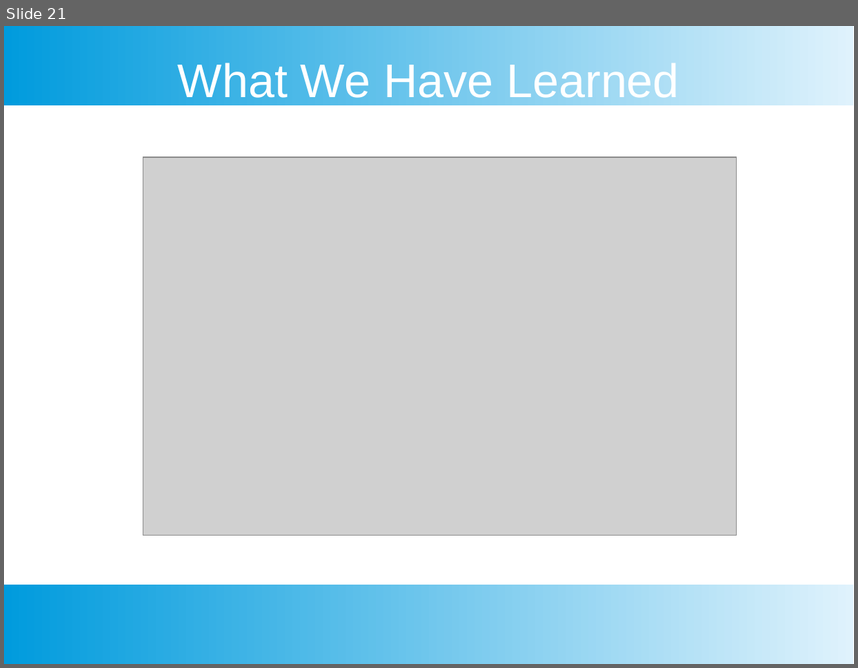
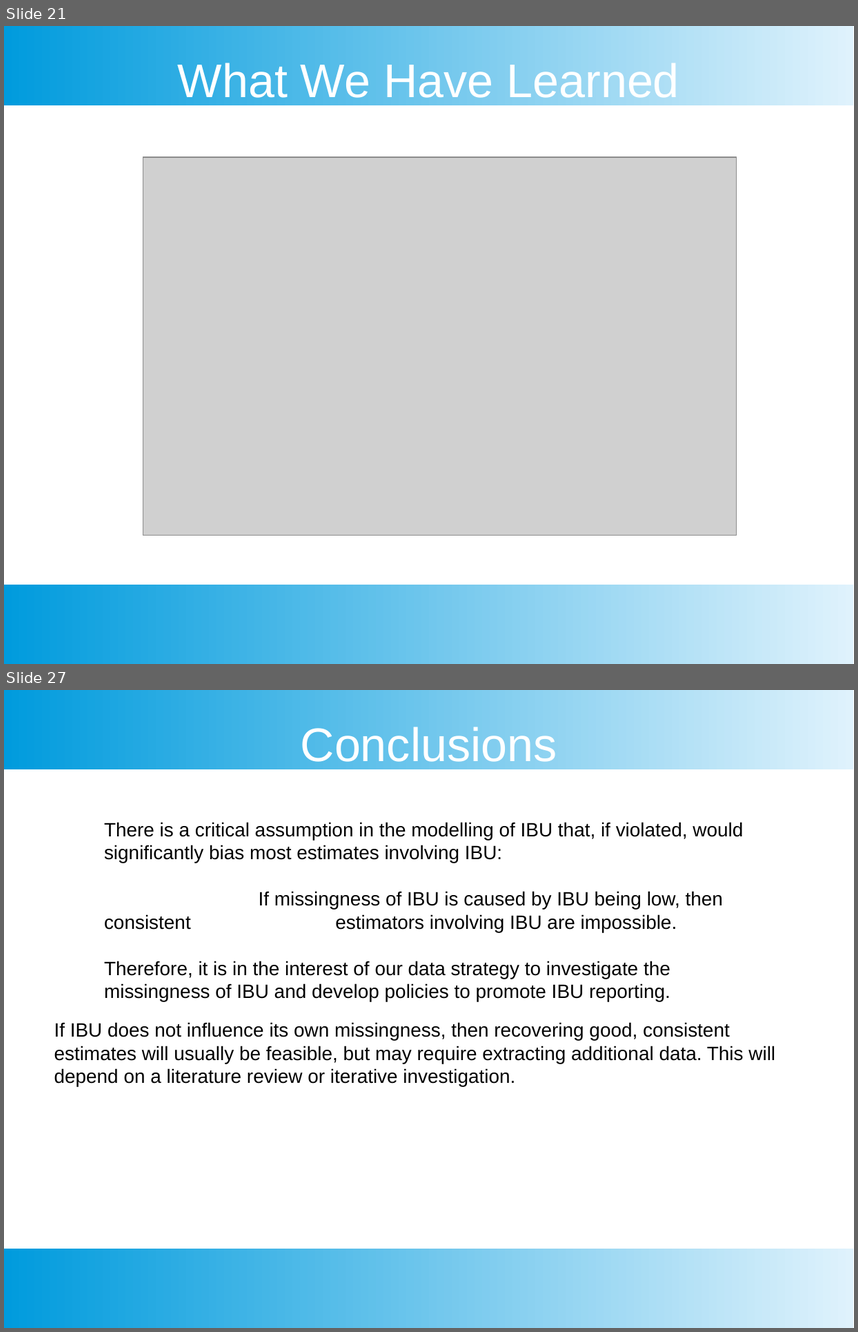
Before and after one commit to sjmiller8182/BeerAnalysis, a slide deck: Thompson_Kevin_Presentation.pptx. Shown one above the other, each under a label of ours: slide 21 before the commit, slides 21 and 27 after it; the slides between them are not shown. The pictures are 858x668 and 858x1332 pixels, drawn with LibreOffice and Linux fonts; fonts in the diff are those of the drawing; grey boxes stand for pictures. Boxes give left, top, right and bottom in pixels: in the first picture for what was removed or moved away, otherwise in the second. Text is boxed around its words. In the diff, an @@ line names an element or a change of style, - is before the commit and + after.

```diff
--- a/Thompson_Kevin_Presentation.pptx
+++ b/Thompson_Kevin_Presentation.pptx
@@ slide 27 added at [4, 690, 854, 1328], background #FFFFFF; not listed: 2 template elements that a slide beside it also shows @@
@@ text added at [301, 723, 557, 769], 44 pt, text #FFFFFF @@
+Conclusions
@@ text added at [104, 822, 743, 1002], 18 pt, text #000000 @@
+There is a critical assumption in the modelling of IBU that, if violated, would significantly bias most estimates involving IBU:
+If missingness of IBU is caused by IBU being low, then consistent estimators involving IBU are impossible.
+Therefore, it is in the interest of our data strategy to investigate the missingness of IBU and develop policies to promote IBU reporting.
@@ text added at [54, 1022, 775, 1087], 18 pt, text #000000 @@
+If IBU does not influence its own missingness, then recovering good, consistent estimates will usually be feasible, but may require extracting additional data. This will depend on a literature review or iterative investigation.
```
Also in this commit, not shown: 7 slides changed, 6 other slides added, 2 slides removed, 2 other files.
